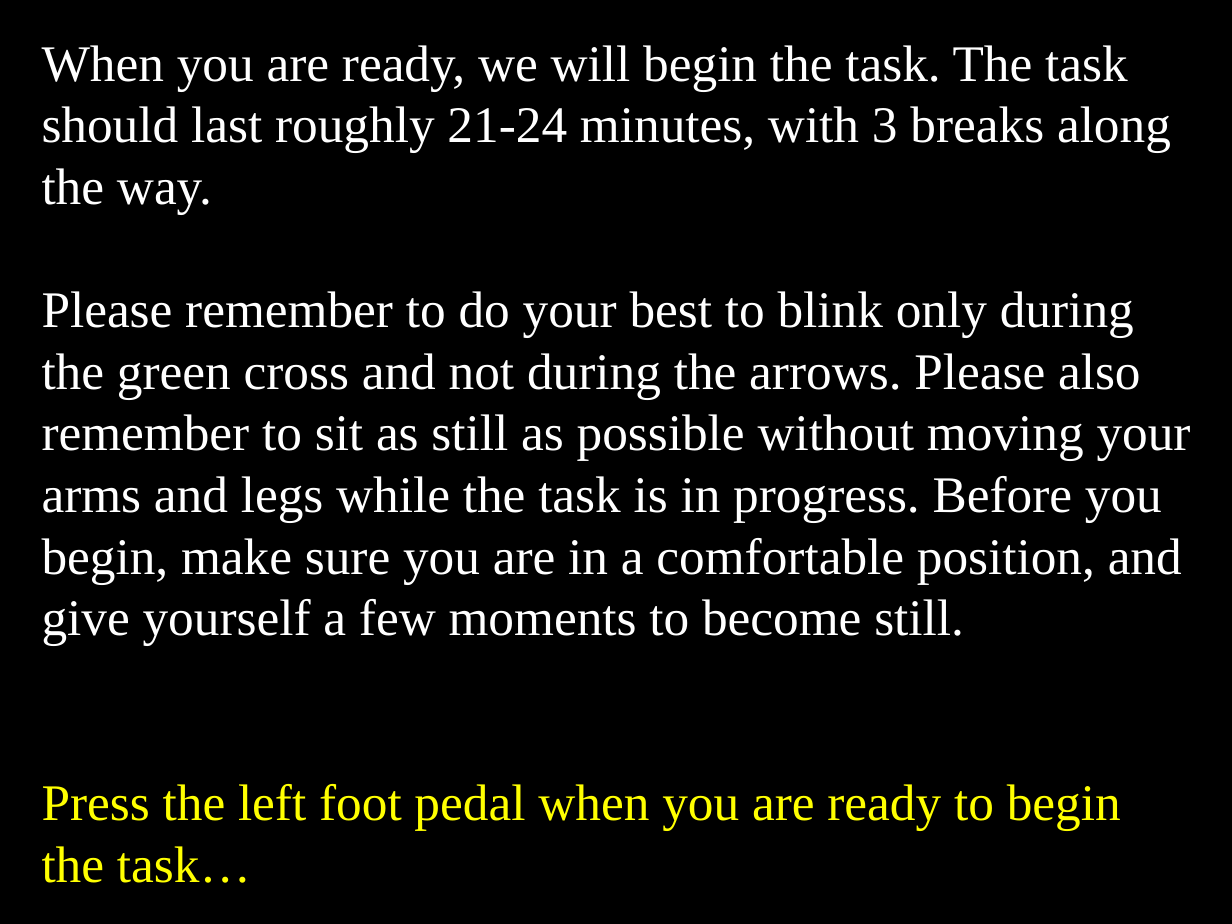
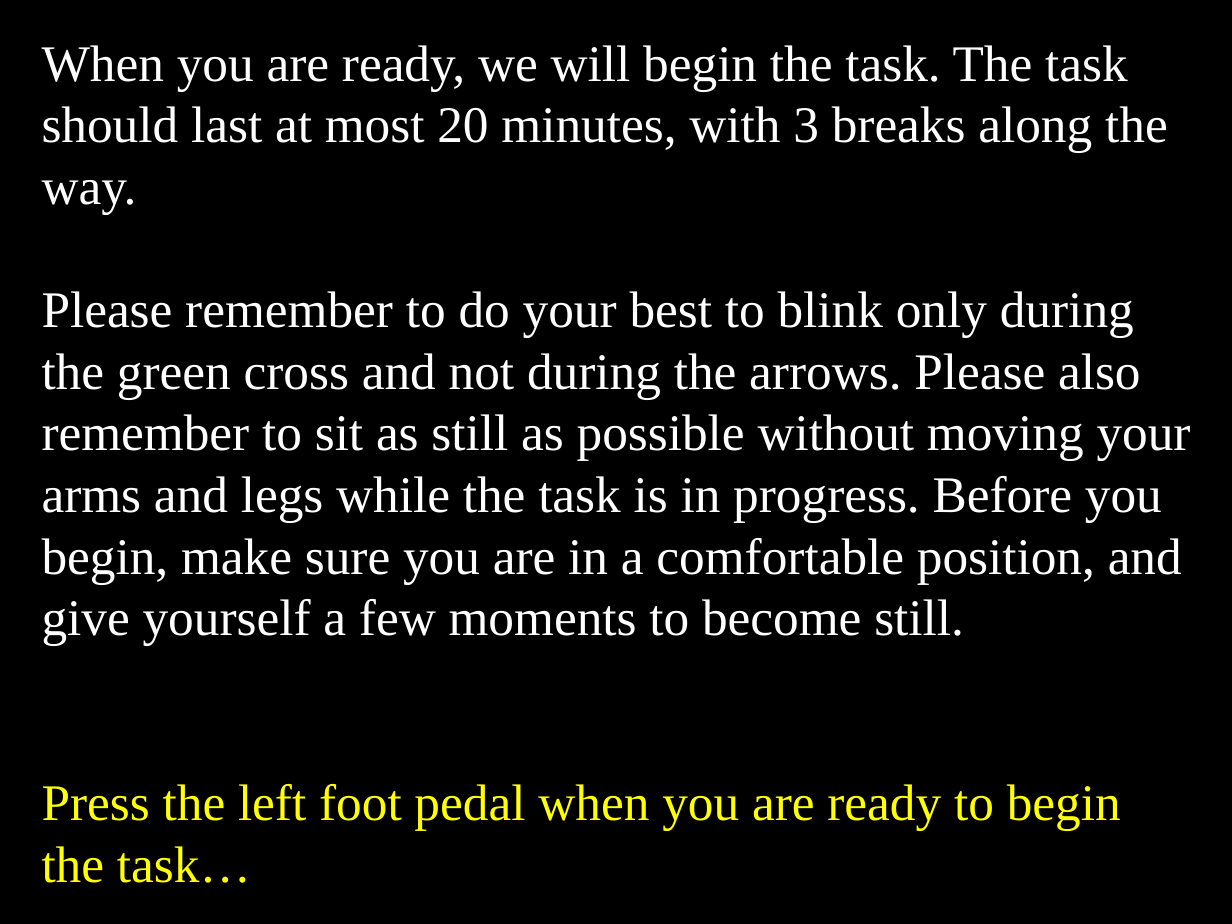
Before and after one commit to EmbodiedResearchLab/Vitality-Tactile-Detection, a slide deck: slide 13 of Stimuli/new/General instructions.pptx. Drawn at 1232x924 pixels with LibreOffice and Linux fonts; fonts in the diff are those of the drawing. Boxes give left, top, right and bottom in pixels: in the first picture for what was removed or moved away, otherwise in the second. Text is boxed around its words. In the diff, an @@ line names an element or a change of style, - is before the commit and + after.

```diff
--- a/Stimuli/new/General instructions.pptx
+++ b/Stimuli/new/General instructions.pptx
@@ text at (42,45,1168,215): text changed @@
-When you are ready, we will begin the task. The task should last roughly 21-24 minutes, with 3 breaks along the way.
+When you are ready, we will begin the task. The task should last at most 20 minutes, with 3 breaks along the way.
```
Also in this commit, not shown: 7 other slides changed, 8 other files.
